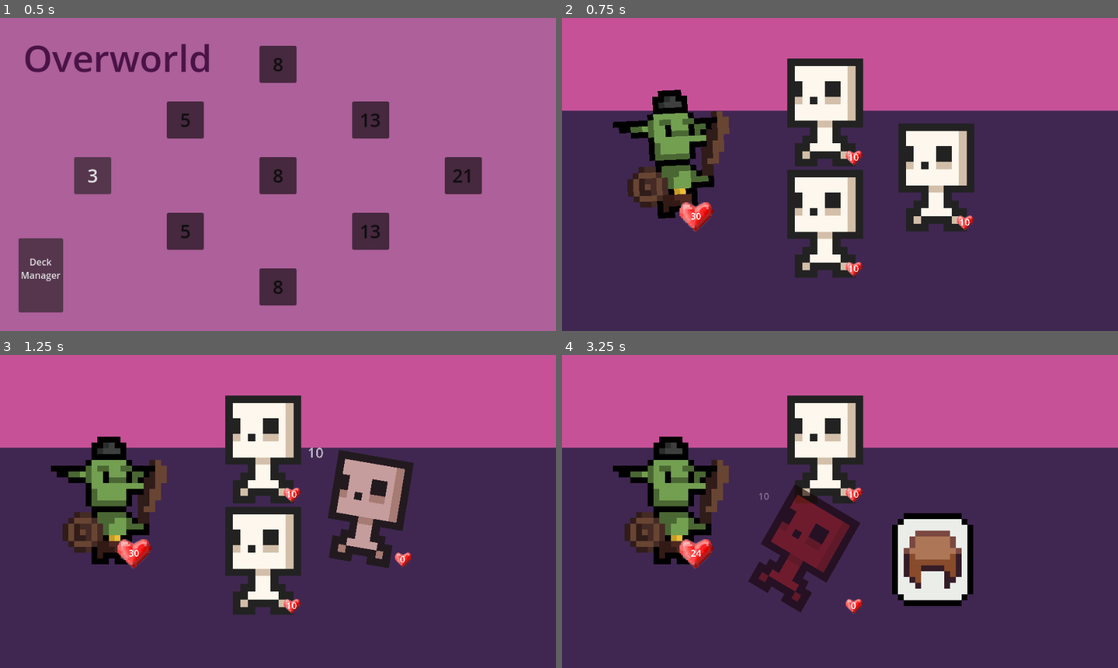
Above: before the commit, frames 1-4 (two rows, left to right).
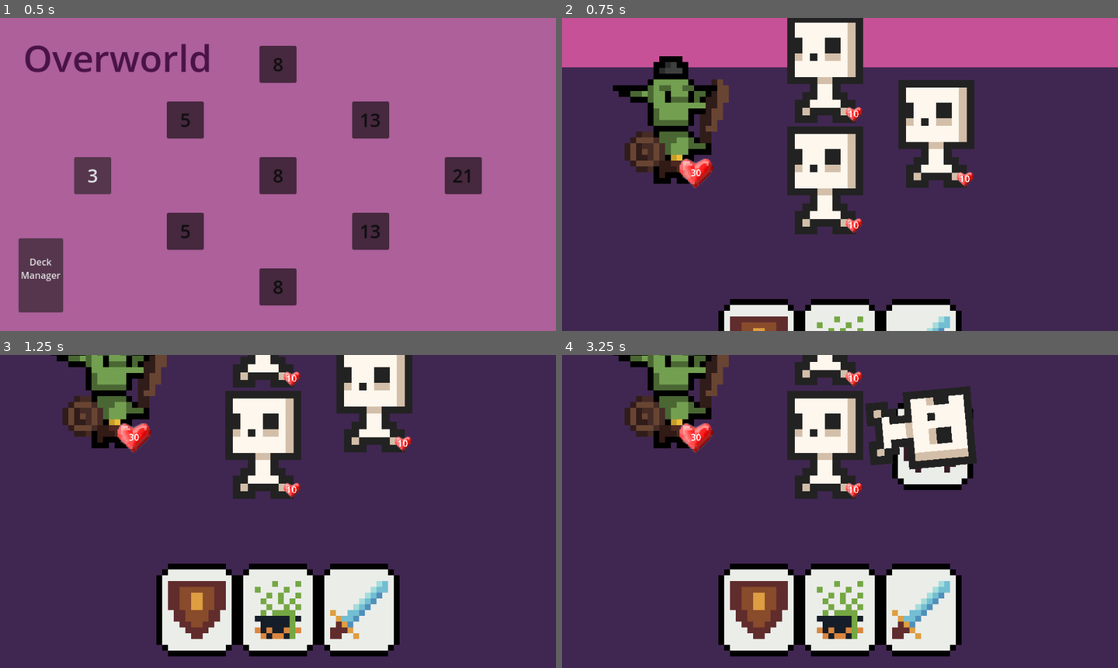
Above: after the commit, the same moments.

Repository: jakmik2/rogue-cards
Game: Godot game, scene res://scenes/Overworld.tscn
Same seed, same stepped clock (60 frames per second), same inputs: the game is played once before the commit and once after it.
Inputs (mouse positions are in pixels of both pictures, inside the frame that each line leads up to):
- Up to frame 1 (0.5 s): no input
- Up to frame 2 (0.75 s): click "3" at 0.5 s
- Up to frame 3 (1.25 s): no input
- Up to frame 4 (3.25 s): move the mouse to (962, 495) at 1.27 s; click (962, 495) at 1.52 s; move the mouse to (934, 558) at 2.02 s; hold Down (ui_down) 2.03-2.78 s; click (934, 558) at 2.27 s; move the mouse to (895, 442) at 2.77 s

Frame 1 is identical in both runs. In frame 2, 33% of the frame differs, in the area x 0-100%, y 0-100%; in frame 3, 52%; in frame 4, 53%, in the area x 0-100%, y 0-97%.

Commit message:
Feat/draw cards (#13)
* Implement equipment consumption

* Begin hand implementation

* Implement hand

* Fix on hover behavior

* Fix bugs

* Implement arena Camera

* Fix small bugs

* Disable to cards

* No

---------

Co-authored-by: Ian Platt <ianplatt@Ians-MBP.lan>

Diff:
--- a/project.godot
+++ b/project.godot
@@ -38,6 +38,11 @@
 "events": [Object(InputEventMouseButton,"resource_local_to_scene":false,"resource_name":"","device":-1,"window_id":0,"a …(253 unchanged characters)…
 ]
 }
+click={
+"deadzone": 0.5,
+"events": [Object(InputEventMouseButton,"resource_local_to_scene":false,"resource_name":"","device":-1,"window_id":0,"alt_pressed":false,"shift_pressed":false,"ctrl_pressed":false,"meta_pressed":false,"button_mask":0,"position":Vector2(0, 0),"global_position":Vector2(0, 0),"factor":1.0,"button_index":1,"canceled":false,"pressed":false,"double_click":false,"script":null)
+]
+}
 ui_pause={
 "deadzone": 0.5,
 "events": [Object(InputEventKey,"resource_local_to_scene":false,"resource_name":"","device":-1,"window_id":0,"alt_press …(182 unchanged characters)…
--- a/scenes/Arena.tscn
+++ b/scenes/Arena.tscn
@@ -1,12 +1,16 @@
-[gd_scene load_steps=5 format=3 uid="uid://bqivgqmx1twp3"]
+[gd_scene load_steps=7 format=3 uid="uid://bqivgqmx1twp3"]
 
 [ext_resource type="Script" path="res://scripts/Arena.gd" id="1_ag3yt"]
 [ext_resource type="PackedScene" uid="uid://g1f0r1ebadw" path="res://scenes/UI/TextDisplay.tscn" id="2_qw0iy"]
 [ext_resource type="PackedScene" uid="uid://dg6opfstej5al" path="res://scenes/Player.tscn" id="3_xsis2"]
+[ext_resource type="PackedScene" uid="uid://i65m2fwwgr5h" path="res://scenes/Hand.tscn" id="4_402kl"]
 [ext_resource type="PackedScene" uid="uid://dwsljk6mc13qo" path="res://scenes/UI/PauseMenu.tscn" id="4_cghib"]
+[ext_resource type="PackedScene" uid="uid://d1silk5882td6" path="res://scenes/ArenaCamera.tscn" id="5_726ru"]
 
 [node name="Arena" type="Node2D"]
 script = ExtResource("1_ag3yt")
+
+[node name="ArenaCamera" parent="." instance=ExtResource("5_726ru")]
 
 [node name="Wall" type="ColorRect" parent="."]
 offset_right = 960.0
@@ -17,7 +21,7 @@
 [node name="Floor" type="ColorRect" parent="."]
 offset_top = 160.0
 offset_right = 960.0
-offset_bottom = 540.0
+offset_bottom = 741.0
 mouse_filter = 2
 color = Color(0.25098, 0.152941, 0.317647, 1)
 
@@ -45,3 +49,8 @@
 [node name="PauseMenu" parent="UI" instance=ExtResource("4_cghib")]
 
 [node name="DelayTimer" type="Timer" parent="."]
+
+[node name="Hand" parent="." instance=ExtResource("4_402kl")]
+position = Vector2(480, 640)
+fixed_hand_width = 500
+hand_size = 10
--- /dev/null
+++ b/scenes/ArenaCamera.tscn
@@ -0,0 +1,66 @@
+[gd_scene load_steps=6 format=3 uid="uid://d1silk5882td6"]
+
+[ext_resource type="Script" path="res://scripts/ArenaCamera.gd" id="1_5mujo"]
+
+[sub_resource type="Animation" id="Animation_2o6dr"]
+length = 0.001
+tracks/0/type = "value"
+tracks/0/imported = false
+tracks/0/enabled = true
+tracks/0/path = NodePath(".:offset")
+tracks/0/interp = 1
+tracks/0/loop_wrap = true
+tracks/0/keys = {
+"times": PackedFloat32Array(0),
+"transitions": PackedFloat32Array(1),
+"update": 0,
+"values": [Vector2(480, 270)]
+}
+
+[sub_resource type="Animation" id="Animation_265wo"]
+resource_name = "center_arena"
+length = 0.4
+tracks/0/type = "value"
+tracks/0/imported = false
+tracks/0/enabled = true
+tracks/0/path = NodePath(".:offset")
+tracks/0/interp = 1
+tracks/0/loop_wrap = true
+tracks/0/keys = {
+"times": PackedFloat32Array(0, 0.4),
+"transitions": PackedFloat32Array(1, 1),
+"update": 0,
+"values": [Vector2(480, 470), Vector2(480, 270)]
+}
+
+[sub_resource type="Animation" id="Animation_p7dan"]
+resource_name = "center_hand"
+length = 0.4
+tracks/0/type = "value"
+tracks/0/imported = false
+tracks/0/enabled = true
+tracks/0/path = NodePath(".:offset")
+tracks/0/interp = 1
+tracks/0/loop_wrap = true
+tracks/0/keys = {
+"times": PackedFloat32Array(0, 0.4),
+"transitions": PackedFloat32Array(1, 1),
+"update": 0,
+"values": [Vector2(480, 270), Vector2(480, 470)]
+}
+
+[sub_resource type="AnimationLibrary" id="AnimationLibrary_fhfky"]
+_data = {
+"RESET": SubResource("Animation_2o6dr"),
+"center_arena": SubResource("Animation_265wo"),
+"center_hand": SubResource("Animation_p7dan")
+}
+
+[node name="ArenaCamera" type="Camera2D"]
+offset = Vector2(480, 270)
+script = ExtResource("1_5mujo")
+
+[node name="AnimationPlayer" type="AnimationPlayer" parent="."]
+libraries = {
+"": SubResource("AnimationLibrary_fhfky")
+}
--- a/scenes/Card.tscn
+++ b/scenes/Card.tscn
@@ -1,8 +1,63 @@
-[gd_scene load_steps=2 format=3 uid="uid://c6lwndeghysv5"]
+[gd_scene load_steps=7 format=3 uid="uid://c6lwndeghysv5"]
 
 [ext_resource type="Script" path="res://scripts/Card.gd" id="1_b0rvh"]
+[ext_resource type="Texture2D" uid="uid://i2qrdraonycb" path="res://sprites/card/blank.png" id="2_62rrj"]
 
-[node name="Card" type="Node2D"]
+[sub_resource type="RectangleShape2D" id="RectangleShape2D_2kitm"]
+size = Vector2(112, 132)
+
+[sub_resource type="Animation" id="Animation_87yg7"]
+length = 0.001
+tracks/0/type = "value"
+tracks/0/imported = false
+tracks/0/enabled = true
+tracks/0/path = NodePath("Sprite:offset")
+tracks/0/interp = 1
+tracks/0/loop_wrap = true
+tracks/0/keys = {
+"times": PackedFloat32Array(0),
+"transitions": PackedFloat32Array(1),
+"update": 0,
+"values": [Vector2(0, 0)]
+}
+
+[sub_resource type="Animation" id="Animation_y7g1i"]
+resource_name = "card_exit"
+length = 0.4
+tracks/0/type = "value"
+tracks/0/imported = false
+tracks/0/enabled = true
+tracks/0/path = NodePath("Sprite:offset")
+tracks/0/interp = 1
+tracks/0/loop_wrap = true
+tracks/0/keys = {
+"times": PackedFloat32Array(0, 0.1, 0.4),
+"transitions": PackedFloat32Array(1, 1, 1),
+"update": 0,
+"values": [Vector2(0, 0), Vector2(2.08165e-12, -20), Vector2(2.08165e-12, 40)]
+}
+
+[sub_resource type="AnimationLibrary" id="AnimationLibrary_0fngp"]
+_data = {
+"RESET": SubResource("Animation_87yg7"),
+"card_exit": SubResource("Animation_y7g1i")
+}
+
+[node name="Card" type="Area2D"]
 script = ExtResource("1_b0rvh")
+code = null
 
 [node name="Sprite" type="Sprite2D" parent="."]
+scale = Vector2(10, 10)
+texture = ExtResource("2_62rrj")
+
+[node name="CollisionShape2D" type="CollisionShape2D" parent="."]
+shape = SubResource("RectangleShape2D_2kitm")
+
+[node name="AnimationPlayer" type="AnimationPlayer" parent="."]
+libraries = {
+"": SubResource("AnimationLibrary_0fngp")
+}
+
+[connection signal="mouse_entered" from="." to="." method="_on_mouse_entered"]
+[connection signal="mouse_exited" from="." to="." method="_on_mouse_exited"]
--- /dev/null
+++ b/scenes/Hand.tscn
@@ -0,0 +1,8 @@
+[gd_scene load_steps=2 format=3 uid="uid://i65m2fwwgr5h"]
+
+[ext_resource type="Script" path="res://scripts/Hand.gd" id="1_5y1ua"]
+
+[node name="Hand" type="Node2D"]
+position = Vector2(2.08165e-12, 2.08165e-12)
+script = ExtResource("1_5y1ua")
+metadata/_edit_group_ = true
--- a/scripts/Arena.gd
+++ b/scripts/Arena.gd
@@ -7,6 +7,7 @@
 @onready var tooltip : Control = $UI/Tooltip
 @onready var player : Player = $Player
 @onready var loot_backing : ColorRect = $Loot/LootBacking
+@onready var hand: Hand = $Hand
 
 @onready var delay_timer : Timer = $DelayTimer
 
@@ -81,6 +82,9 @@
 func _process(delta):
 	# TODO implement pause
 	if paused:
+		return
+
+	if !hand.played:
 		return
 
 	counter += delta
@@ -183,7 +187,6 @@
 	delay_timer.start()
 	await delay_timer.timeout
 	# give deck to global
-	player.deck_to_global()
 	Global.current_overworld_level += 1
 	# go back to overworld
 	get_tree().change_scene_to_file("res://scenes/Overworld.tscn")
--- /dev/null
+++ b/scripts/ArenaCamera.gd
@@ -0,0 +1,15 @@
+class_name ArenaCamera extends Camera2D
+
+var animation_player
+
+func _ready():
+	print("ready")
+	animation_player = $AnimationPlayer
+
+func center_arena():
+	animation_player.play("center_arena")
+	await animation_player.animation_finished
+
+func center_hand():
+	animation_player.play("center_hand")
+	await animation_player.animation_finished
--- a/scripts/Card.gd
+++ b/scripts/Card.gd
@@ -1,16 +1,53 @@
-extends Node2D
+class_name Card extends Area2D
 
+@export var code = "MWC"
 @onready var sprite = $Sprite
+@onready var animation_player = $AnimationPlayer
+
+var hand: Hand
+var idx
+var disabled = false
+var hovering = false
+var selected = false
 
 var card_type
 var description
 var tier
 
+func _ready():
+	hand = get_parent()
+	sprite.texture = load("res://sprites/card/" + Global.CARD_TYPE[code[0]] + ".png")
 
-func _init(code):
-	parse_loot(code)
+func _input(event):
+	if disabled:
+		return
+	if hovering and Input.is_action_just_pressed("click") && !selected:
+		selected = true
+		hand.play_card(idx)
+		card_method()
+		animation_player.play("card_exit")
+		await animation_player.animation_finished
+		queue_free()
+		await tree_exited
+		hand.reactivate()
 
-func parse_loot(loot):
-	card_type = loot["card_type"]
-	description = Global.TAROT_CARDS[card_type]
-	tier = loot["tier"]
+func _on_mouse_entered():
+	if !hovering && !disabled:
+		hovering = true
+		hand.hover(idx)
+
+func _on_mouse_exited():
+	if disabled:
+		return
+	hovering = false
+	var dif = get_global_mouse_position() - global_position
+	if dif.x > 50 && dif.y < 60 && dif.y > -60:
+		hand.hover(idx - 1)
+	elif dif.x < -50 && dif.y < 60 && dif.y > -60:
+		hand.hover(idx + 1)
+	else:
+		hand.hover(-1)
+
+func card_method():
+	# TODO: Implement card use
+	print("I've used this card!")
--- a/scripts/Global.gd
+++ b/scripts/Global.gd
@@ -109,7 +109,24 @@
 }
 
 var current_arena_loadout : Array[String] = ["Skele0", "Skele0", "Skele0"]
-var current_player_deck : Array[String] = []
+var current_player_deck : Array[String] = ['AAA', 'BBB', 'CCC']
 
 var current_overworld_level = 0
 var current_level_name : String
+
+
+func draw(n = 5) -> Array[String]:
+	var max_n = min(current_player_deck.size(), n)
+	randomize()
+	current_player_deck.shuffle()
+	print(current_player_deck)
+	var hand = current_player_deck.slice(0, max_n)
+	current_player_deck = current_player_deck.slice(max_n, current_player_deck.size())
+	print(current_player_deck)
+	return hand
+
+func return_to_deck(hand: Array[String]):
+	current_player_deck.append_array(hand)
+
+func add_to_deck(card_code) -> void:
+	current_player_deck.append(card_code)
--- /dev/null
+++ b/scripts/Hand.gd
@@ -0,0 +1,120 @@
+class_name Hand extends Node2D
+
+@onready var cardPrefab = preload("res://scenes/Card.tscn")
+@export var fixed_hand_width = 200
+@export var hand_size = 5
+
+var arena
+var camera: ArenaCamera
+
+var played = false
+var deactivate
+
+var children
+
+var hand: Array[String]
+
+var variable_max_size
+var partition_size
+
+# Called when the node enters the scene tree for the first time.
+func _ready():
+	arena = get_parent()
+	camera = arena.get_node("ArenaCamera")
+	camera.center_hand()
+	hand = Global.draw(hand_size)
+	draw_hand()
+	if hand.size() == 0:
+		finish_hand()
+
+func draw_hand():
+	for idx in hand.size():
+		var card: Card = cardPrefab.instantiate()
+		card.code = hand[idx]
+		card.idx = idx
+		add_child(card)
+
+	children = get_children()
+
+	variable_max_size = fixed_hand_width + 30 * max((5 - children.size()), 0)
+	partition_size = variable_max_size / (children.size() + 1)
+
+	var new_positions = sort_card_distance()
+
+	for c_idx in children.size():
+		children[c_idx].set_position(new_positions[c_idx])
+
+func sort_card_distance() -> Array[Vector2]:
+	var outlist: Array[Vector2] = []
+
+	for card_idx in children.size():
+		outlist.push_front(Vector2((card_idx + 1) * partition_size - variable_max_size / 2, 0))
+	return outlist
+
+func play_card(idx):
+	# TODO: Move if able to play more than one card
+	for card in children:
+		card.disabled = true
+	# remove card from hand
+	hand.pop_at(idx)
+	deactivate = true
+
+func reactivate():
+	await get_tree().process_frame
+
+	children = get_children()
+	# Reset idx
+	for c_idx in children.size():
+		children[c_idx].idx = c_idx
+
+	variable_max_size = fixed_hand_width + 30 * max((5 - children.size()), 0)
+	partition_size = variable_max_size / (children.size() + 1)
+
+	deactivate = false
+	hover(-1)
+
+	finish_hand()
+
+func hover(new_idx):
+	if deactivate:
+		return
+	# Get base positions
+	var all_pos = sort_card_distance()
+
+	if new_idx >= 0 && new_idx < hand.size():
+		for c_idx in children.size():
+			var card = children[c_idx]
+			if c_idx > new_idx:
+				# Shift left
+				all_pos[c_idx] += Vector2(-13 * children.size(), 0)
+			elif c_idx == new_idx:
+				# Shift hovered card up slightly
+				all_pos[c_idx] += Vector2(0, -5)
+			else:
+				# shift Right
+				all_pos[c_idx] += Vector2(13 * children.size(), 0)
+			card.hovering = c_idx == new_idx
+	else:
+		for card in children:
+			card.hovering = false
+
+	for idx in all_pos.size():
+		var card = children[idx]
+		if card.get_position() != all_pos[idx]:
+			children[idx].set_position(all_pos[idx])
+
+	# Finish frame before new hovers
+	await get_tree().process_frame
+
+func finish_hand():
+	for card in children:
+		card.disabled = true
+	# Return what remains in hand to deck
+	camera.center_arena()
+	played = true
+	Global.return_to_deck(hand)
+
+
+func _input(event):
+	if Input.is_action_just_pressed("ui_down"):
+		played = true
--- a/scripts/Loot.gd
+++ b/scripts/Loot.gd
@@ -57,7 +57,7 @@
 		clicked = true
 		arena.hide_tooltip()
 		if loot_code[0] == "A":
-			player.add_to_deck(loot_code.right(3))
+			Global.add_to_deck(loot_code.right(3))
 		else:
 			player.equipment_to_stats(loot_code)
 
--- a/scripts/LootManager.gd
+++ b/scripts/LootManager.gd
@@ -51,7 +51,6 @@
 	ItemTier.C: 0.09,
 	ItemTier.D: 0.01
 }
-
 
 # Main function to generate loot
 func generate_loot() -> String:
--- a/scripts/Player.gd
+++ b/scripts/Player.gd
@@ -30,11 +30,6 @@
 
 	get_tree().change_scene_to_file("res://scenes/Arena.tscn")
 
-func add_to_deck(card) -> void:
-	print(card)
-	deck.append(card)
-	print(deck)
-
 func equipment_to_stats(equipment_code) -> void:
 	# liquify equipment, utilize multiple Global dictionaries
 	# get stat from equipment
@@ -46,9 +41,6 @@
 		(Global.mods[equipment_code[2]] + Global.mods[equipment_code[2]] + 1)
 	)
 
-func deck_to_global() -> void:
-	Global.current_player_deck = deck
-
 func rand_pick_stat(equipment_category, modifier=10) -> String:
 	# randomly pick from primary and secondary stats
 	# modified by modifier (higher modifier = more likely for secondary)
Not shown, added: sprites/equipment/helm-magic.png.import
